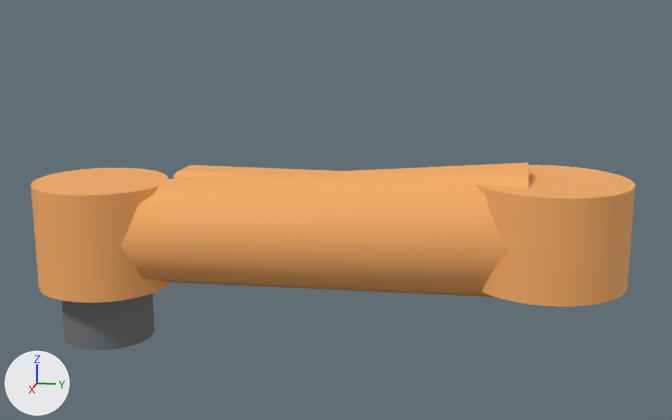
The OBJ model kuka-kr210-l150/meshes/link_2.obj: old version first, new version second.
Rendered twice from a 50 mm lens placed at (2.419, -0.082, 0.554), pointed at (-0.051, -0.576, -0.064). Every picture has the same lights, and +X, +Y and +Z are marked at lower left. The older version comes first. Where no turn or scale is listed for an object, it has been applied to the vertices. Vertices at exactly the same position are counted once.

In view in the first picture: 'a2_hub', 'a3_bearing', 'a3_motor', 'link_arm', 'link_arm_rib'.
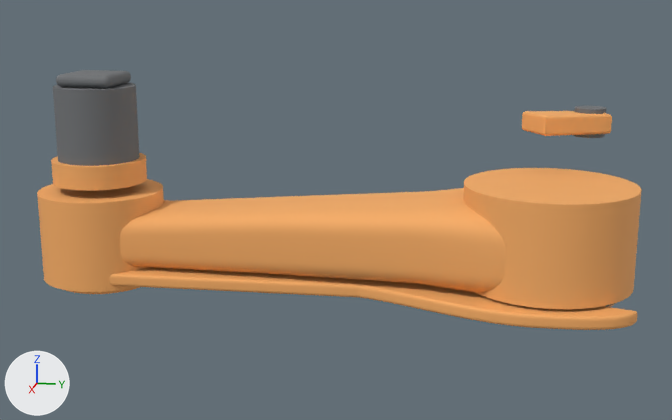
Not visible in the pictures: 'a2_outer_cover', 'a2_outer_seal'.

What differs and where, as boxes [x1, y1, x2, y2] in the pictures (672 x 420 px):
'link_arm', deleted (orange): before [119, 163, 529, 297]
'link_arm_casting', added (orange): after [120, 188, 506, 293]
'a2_hub', reshaped (12% wider): before [475, 165, 635, 307]; after [463, 168, 642, 309]
'a3_bearing', reshaped (9% narrower, 16% shorter): before [31, 168, 171, 303]; after [37, 179, 164, 292]
'continuous_arm_face_and_open_crescent', added (orange): after [110, 267, 637, 330]
'a3_drive_body', added: after [53, 82, 140, 166]
'a3_motor', deleted: before [62, 293, 154, 350]
'a3_drive_adapter', added (orange): after [51, 153, 147, 191]
'balancer_moving_clevis', added (orange): after [522, 111, 612, 136]
'link_arm_rib', deleted (orange): before [173, 165, 332, 179]
'a3_drive_rear_cover', added: after [56, 70, 131, 88]
'balancer_moving_pin', added: after [573, 106, 607, 138]
'a3_outer_cover', added (mostly hidden): after [66, 287, 140, 294]

Patch to the scene script:
```diff
--- a/kuka-kr210-l150/meshes/link_2.obj.py
+++ b/kuka-kr210-l150/meshes/link_2.obj.py
@@ me_a2_hub @@
-me_a2_hub.from_pydata(...)  # 100 vertices, 192 faces; spans x -0.207..0.207, y -0.207..0.207, z -0.215..0.055
+me_a2_hub.from_pydata(...)  # 132 vertices, 256 faces; spans x -0.223..0.223, y -0.223..0.223, z -0.216..0.044
+# me_a2_hub part 1: the whole mesh is rebuilt
 me_a2_hub.materials.append(mat_kuka_orange)
@@ me_a3_bearing @@
-me_a3_bearing.from_pydata(...)  # 98 vertices, 192 faces; spans x -0.19..0.19, y -1.44..-1.06, z -0.297..0.003
+me_a3_bearing.from_pydata(...)  # 130 vertices, 256 faces; spans x -0.174..0.174, y -1.424..-1.076, z -0.272..-0.022
+# me_a3_bearing part 2: the whole mesh is rebuilt
 me_a3_bearing.materials.append(mat_kuka_orange)
@@ ob_a3_motor @@
-ob_a3_motor = bpy.data.objects.new('a3_motor', me_a3_motor)
@@ ob_link_arm @@
-ob_link_arm = bpy.data.objects.new('link_arm', me_link_arm)
@@ ob_link_arm_rib @@
-ob_link_arm_rib = bpy.data.objects.new('link_arm_rib', me_link_arm_rib)
@@ ob_link_arm_casting @@
+ob_link_arm_casting = bpy.data.objects.new('link_arm_casting', me_link_arm_casting)  # 386 vertices, 768 faces; spans x -0.242..0.206, y -1.31..0.055, z -0.233..0.01; in mat_kuka_orange (orange #f7ad65)
+ob_link_arm_casting.location = (0.0, 0.0, 0.0)
@@ ob_continuous_arm_face_and_open_crescent @@
+ob_continuous_arm_face_and_open_crescent = bpy.data.objects.new('continuous_arm_face_and_open_crescent', me_continuous_arm_face_and_open_crescent)  # 1744 vertices, 3484 faces; spans x -0.34..0.25, y -1.37..0.22, z -0.26..-0.22; in mat_kuka_orange (orange #f7ad65)
+ob_continuous_arm_face_and_open_crescent.location = (0.0, 0.0, 0.0)
@@ ob_balancer_moving_pin @@
+ob_balancer_moving_pin = bpy.data.objects.new('balancer_moving_pin', me_balancer_moving_pin)  # a 64-sided cylinder along z spanning x -0.308..-0.222, y 0.062..0.148, z 0.133..0.212; in mat_motor_graphite (grey #707274)
+ob_balancer_moving_pin.location = (0.0, 0.0, 0.0)
@@ ob_balancer_moving_clevis @@
+ob_balancer_moving_clevis = bpy.data.objects.new('balancer_moving_clevis', me_balancer_moving_clevis)  # 32 vertices, 60 faces; spans x -0.299..-0.15, y -0.081..0.161, z 0.145..0.2; in mat_kuka_orange (orange #f7ad65)
+ob_balancer_moving_clevis.location = (0.0, 0.0, 0.0)
@@ ob_a3_outer_cover @@
+ob_a3_outer_cover = bpy.data.objects.new('a3_outer_cover', me_a3_outer_cover)  # 132 vertices, 256 faces; spans x -0.14..0.14, y -1.39..-1.11, z -0.29..-0.274; in mat_kuka_orange (orange #f7ad65)
+ob_a3_outer_cover.location = (0.0, 0.0, 0.0)
@@ ob_a3_drive_rear_cover @@
+ob_a3_drive_rear_cover = bpy.data.objects.new('a3_drive_rear_cover', me_a3_drive_rear_cover)  # 296 vertices, 588 faces; spans x -0.08..0.08, y -1.33..-1.17, z 0.274..0.309; in mat_motor_graphite (grey #707274)
+ob_a3_drive_rear_cover.location = (0.0, 0.0, 0.0)
@@ ob_a3_drive_body @@
+ob_a3_drive_body = bpy.data.objects.new('a3_drive_body', me_a3_drive_body)  # 132 vertices, 256 faces; spans x -0.112..0.112, y -1.362..-1.138, z 0.068..0.273; in mat_motor_graphite (grey #707274)
+ob_a3_drive_body.location = (0.0, 0.0, 0.0)
@@ ob_a3_drive_adapter @@
+ob_a3_drive_adapter = bpy.data.objects.new('a3_drive_adapter', me_a3_drive_adapter)  # 132 vertices, 256 faces; spans x -0.13..0.13, y -1.38..-1.12, z 0.003..0.068; in mat_kuka_orange (orange #f7ad65)
+ob_a3_drive_adapter.location = (0.0, 0.0, 0.0)
@@ ob_a2_outer_seal @@
+ob_a2_outer_seal = bpy.data.objects.new('a2_outer_seal', me_a2_outer_seal)  # 132 vertices, 256 faces; spans x -0.196..0.196, y -0.196..0.196, z -0.234..-0.218; in mat_joint_seal (dark grey #4b4f53)
+ob_a2_outer_seal.location = (0.0, 0.0, 0.0)
@@ ob_a2_outer_cover @@
+ob_a2_outer_cover = bpy.data.objects.new('a2_outer_cover', me_a2_outer_cover)  # 132 vertices, 256 faces; spans x -0.185..0.185, y -0.185..0.185, z -0.246..-0.23; in mat_kuka_orange (orange #f7ad65)
+ob_a2_outer_cover.location = (0.0, 0.0, 0.0)
```
